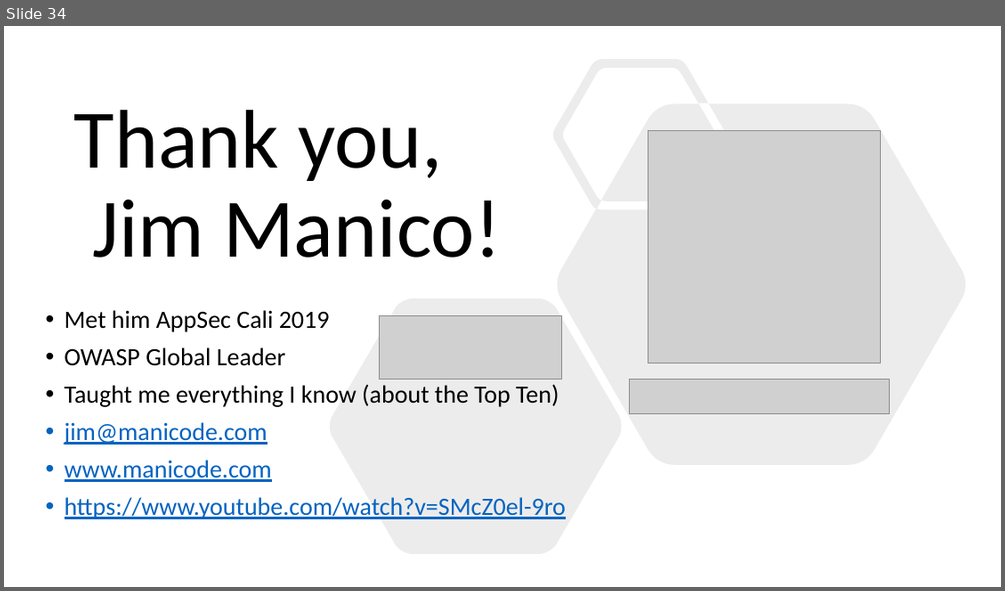
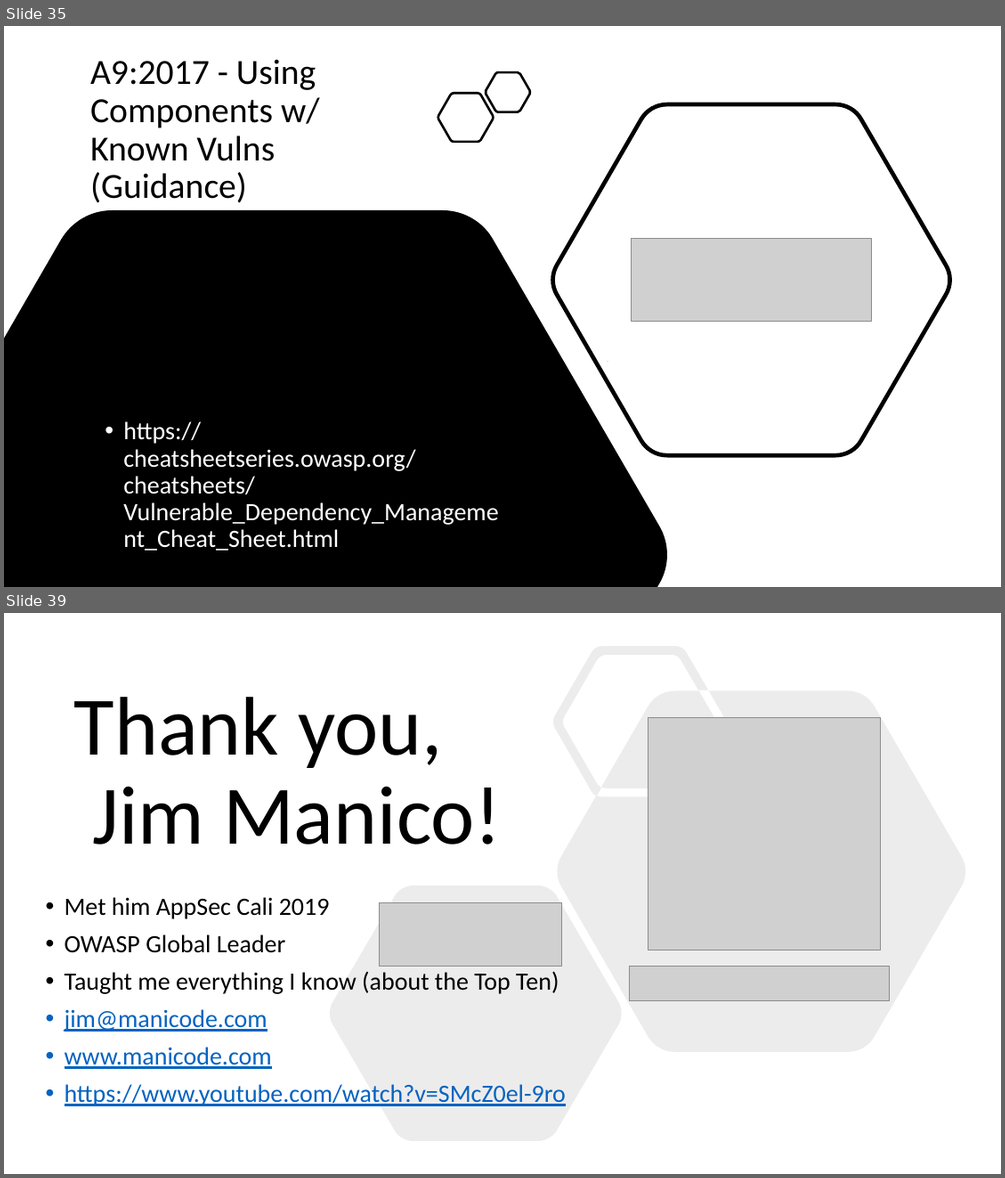
Before and after one commit to CryptoJones/OWASP-OMAHA-QTR2-MTG, a slide deck: slidedeck.pptx. Shown one above the other, each under a label of ours: slide 34 before the commit, slides 35 and 39 after it; the slides between them are not shown. The pictures are 1005x591 and 1005x1178 pixels, drawn with LibreOffice and Linux fonts; fonts in the diff are those of the drawing; grey boxes stand for pictures. Boxes give left, top, right and bottom in pixels: in the first picture for what was removed or moved away, otherwise in the second. Text is boxed around its words. In the diff, an @@ line names an element or a change of style, - is before the commit and + after.

```diff
--- a/slidedeck.pptx
+++ b/slidedeck.pptx
@@ slide 35 added at <box>4,26,1001,587</box>, background #FFFFFF @@
@@ title added at <box>90,59,320,203</box>, 34 pt, text #000000 @@
+A9:2017 - Using Components w/ Known Vulns (Guidance)
@@ freeform shape added at <box>485,72,531,112</box>, outline #000000 2.25 pt @@
@@ freeform shape added at <box>437,94,493,142</box>, outline #000000 2.25 pt @@
@@ freeform shape added at <box>551,104,952,455</box>, outline #000000 4 pt @@
@@ freeform shape added at <box>4,210,667,587</box>, fill #000000 @@
@@ picture added at <box>631,239,872,322</box> @@
@@ text added at <box>123,421,498,550</box>, 24 pt, text #FFFFFF @@
+• https://cheatsheetseries.owasp.org/cheatsheets/Vulnerable_Dependency_Management_Cheat_Sheet.html
@@ what was slide 34 is now slide 39 @@
```
Also in this commit, not shown: 4 slides changed, 32 other slides added, 28 slides removed, 1 other file.
